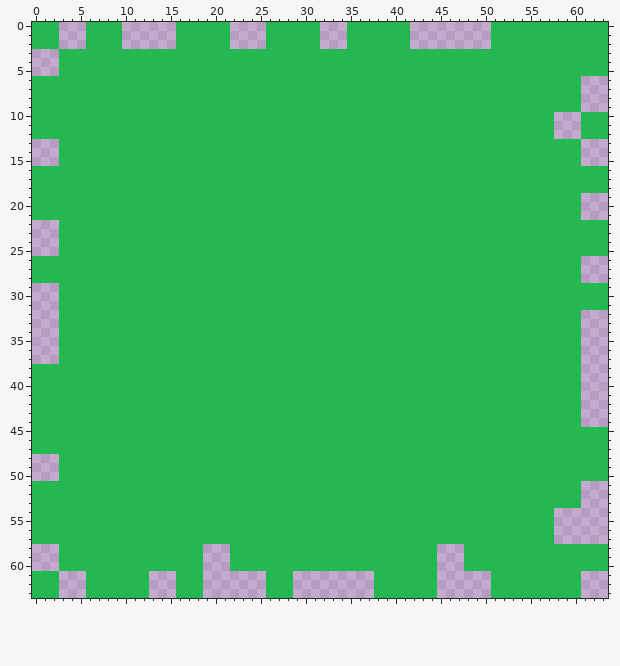
Edited in one commit: pixel-art sprite (Assets/Art/Sprites/Boundary.png). This is how it looked before the edit.
The file is 64x64 pixels.
The same view after the edit:
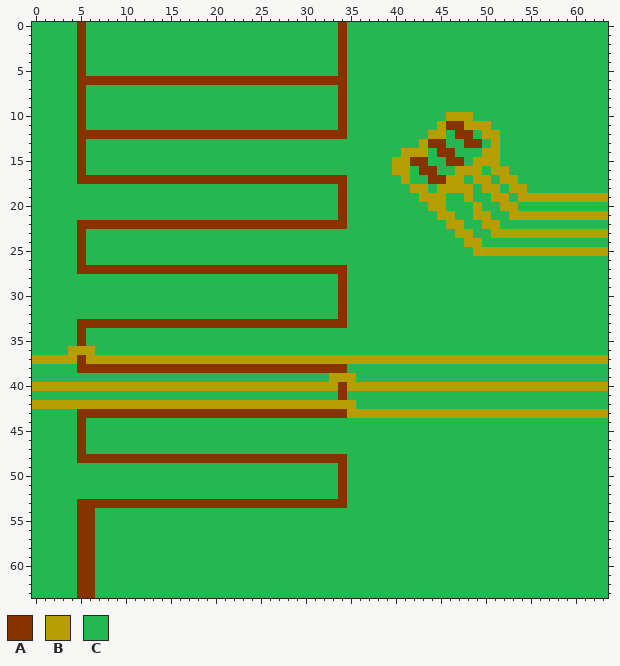
Palette (. is transparent): A #863300  B #b69d02  C #25b852
The edit:
y 0..2: x 3..5 ... -> CCA; x 10..15 ...... -> CCCCCC; x 22..25 .... -> CCCC; x 32..34 ... -> CCA; x 42..50 ......... -> CCCCCCCCC
y 3..5: x 0..2 ... -> CCC; x 5 C -> A; x 34 C -> A
y 6: x 5..34 CCCCCCCCCCCCCCCCCCCCCCCCCCCCCC -> AAAAAAAAAAAAAAAAAAAAAAAAAAAAAA; x 61..63 ... -> CCC
y 7..9: x 5 C -> A; x 34 C -> A; x 61..63 ... -> CCC
y 10: x 5 C -> A; x 34 C -> A; x 46..48 CCC -> BBB; x 58..60 ... -> CCC
y 11: x 5 C -> A; x 34 C -> A; x 45..50 CCCCCC -> BAABBB; x 58..60 ... -> CCC
y 12: x 5..34 CCCCCCCCCCCCCCCCCCCCCCCCCCCCCC -> AAAAAAAAAAAAAAAAAAAAAAAAAAAAAA; x 44..45 CC -> BB; x 47..48 CC -> AA; x 50..51 CC -> BB; x 58..60 ... -> CCC
y 13: x 0..2 ... -> CCC; x 5 C -> A; x 43..45 CCC -> BAA; x 48..49 CC -> AA; x 51 C -> B; x 61..63 ... -> CCC
y 14: x 0..2 ... -> CCC; x 5 C -> A; x 41..43 CCC -> BBB; x 45..46 CC -> AA; x 50..51 CC -> BB; x 61..63 ... -> CCC
y 15: x 0..2 ... -> CCC; x 5 C -> A; x 40..43 CCCC -> BBAA; x 46..47 CC -> AA; x 49..51 CCC -> BBB; x 61..63 ... -> CCC
y 16: x 5 C -> A; x 40..41 CC -> BB; x 43..44 CC -> AA; x 47..49 CCC -> BBB; x 51..52 CC -> BB
y 17: x 5..34 CCCCCCCCCCCCCCCCCCCCCCCCCCCCCC -> AAAAAAAAAAAAAAAAAAAAAAAAAAAAAA; x 41 C -> B; x 44..47 CCCC -> AABB; x 49..50 CC -> BB; x 52..53 CC -> BB
y 18: x 34 C -> A; x 42..43 CC -> BB; x 45..48 CCCC -> BBBB; x 50..51 CC -> BB; x 53..54 CC -> BB
y 19: x 34 C -> A; x 43..45 CCC -> BBB; x 48 C -> B; x 51..52 CC -> BB; x 54..63 CCCCCCC... -> BBBBBBBBBB
y 20: x 34 C -> A; x 44..45 CC -> BB; x 49 C -> B; x 52..53 CC -> BB; x 61..63 ... -> CCC
y 21: x 34 C -> A; x 45..46 CC -> BB; x 49..50 CC -> BB; x 53..63 CCCCCCCC... -> BBBBBBBBBBB
y 22: x 0..2 ... -> CCC; x 5..34 CCCCCCCCCCCCCCCCCCCCCCCCCCCCCC -> AAAAAAAAAAAAAAAAAAAAAAAAAAAAAA; x 46..47 CC -> BB; x 50..51 CC -> BB
y 23: x 0..2 ... -> CCC; x 5 C -> A; x 47..48 CC -> BB; x 51..63 CCCCCCCCCCCCC -> BBBBBBBBBBBBB
y 24: x 0..2 ... -> CCC; x 5 C -> A; x 48..49 CC -> BB
y 25: x 0..2 ... -> CCC; x 5 C -> A; x 49..63 CCCCCCCCCCCCCCC -> BBBBBBBBBBBBBBB
y 26: x 5 C -> A; x 61..63 ... -> CCC
y 27: x 5..34 CCCCCCCCCCCCCCCCCCCCCCCCCCCCCC -> AAAAAAAAAAAAAAAAAAAAAAAAAAAAAA; x 61..63 ... -> CCC
y 28: x 34 C -> A; x 61..63 ... -> CCC
y 29..31: x 0..2 ... -> CCC; x 34 C -> A
y 32: x 0..2 ... -> CCC; x 34 C -> A; x 61..63 ... -> CCC
y 33: x 0..2 ... -> CCC; x 5..34 CCCCCCCCCCCCCCCCCCCCCCCCCCCCCC -> AAAAAAAAAAAAAAAAAAAAAAAAAAAAAA; x 61..63 ... -> CCC
y 34..35: x 0..2 ... -> CCC; x 5 C -> A; x 61..63 ... -> CCC
y 36: x 0..2 ... -> CCC; x 4..6 CCC -> BBB; x 61..63 ... -> CCC
y 37: x 0..63 ...CCCCCCCCCCCCCCCCCCCCCCCCCCCCCCCCCCCCCCCCCCCCCCCCCCCCCCCCCC... -> BBBBBABBBBBBBBBBBBBBBBBBBBBBBBBBBBBBBBBBBBBBBBBBBBBBBBBBBBBBBBBB
y 38: x 5..34 CCCCCCCCCCCCCCCCCCCCCCCCCCCCCC -> AAAAAAAAAAAAAAAAAAAAAAAAAAAAAA; x 61..63 ... -> CCC
y 39: x 33..35 CCC -> BBB; x 61..63 ... -> CCC
y 40: x 0..63 CCCCCCCCCCCCCCCCCCCCCCCCCCCCCCCCCCCCCCCCCCCCCCCCCCCCCCCCCCCCC... -> BBBBBBBBBBBBBBBBBBBBBBBBBBBBBBBBBBABBBBBBBBBBBBBBBBBBBBBBBBBBBBB
y 41: x 34 C -> A; x 61..63 ... -> CCC
y 42: x 0..35 CCCCCCCCCCCCCCCCCCCCCCCCCCCCCCCCCCCC -> BBBBBBBBBBBBBBBBBBBBBBBBBBBBBBBBBBBB; x 61..63 ... -> CCC
y 43: x 5..63 CCCCCCCCCCCCCCCCCCCCCCCCCCCCCCCCCCCCCCCCCCCCCCCCCCCCCCCC... -> AAAAAAAAAAAAAAAAAAAAAAAAAAAAAABBBBBBBBBBBBBBBBBBBBBBBBBBBBB
y 44: x 5 C -> A; x 61..63 ... -> CCC
y 45..47: x 5 C -> A
y 48: x 0..2 ... -> CCC; x 5..34 CCCCCCCCCCCCCCCCCCCCCCCCCCCCCC -> AAAAAAAAAAAAAAAAAAAAAAAAAAAAAA
y 49..50: x 0..2 ... -> CCC; x 34 C -> A
y 51..52: x 34 C -> A; x 61..63 ... -> CCC
y 53: x 5..34 CCCCCCCCCCCCCCCCCCCCCCCCCCCCCC -> AAAAAAAAAAAAAAAAAAAAAAAAAAAAAA; x 61..63 ... -> CCC
y 54..57: x 5..6 CC -> AA; x 58..63 ...... -> CCCCCC
y 58..60: x 0..2 ... -> CCC; x 5..6 CC -> AA; x 19..21 ... -> CCC; x 45..47 ... -> CCC
y 61..63: x 3..6 ...C -> CCAA; x 13..15 ... -> CCC; x 19..25 ....... -> CCCCCCC; x 29..37 ......... -> CCCCCCCCC; x 45..50 ...... -> CCCCCC; x 61..63 ... -> CCC
